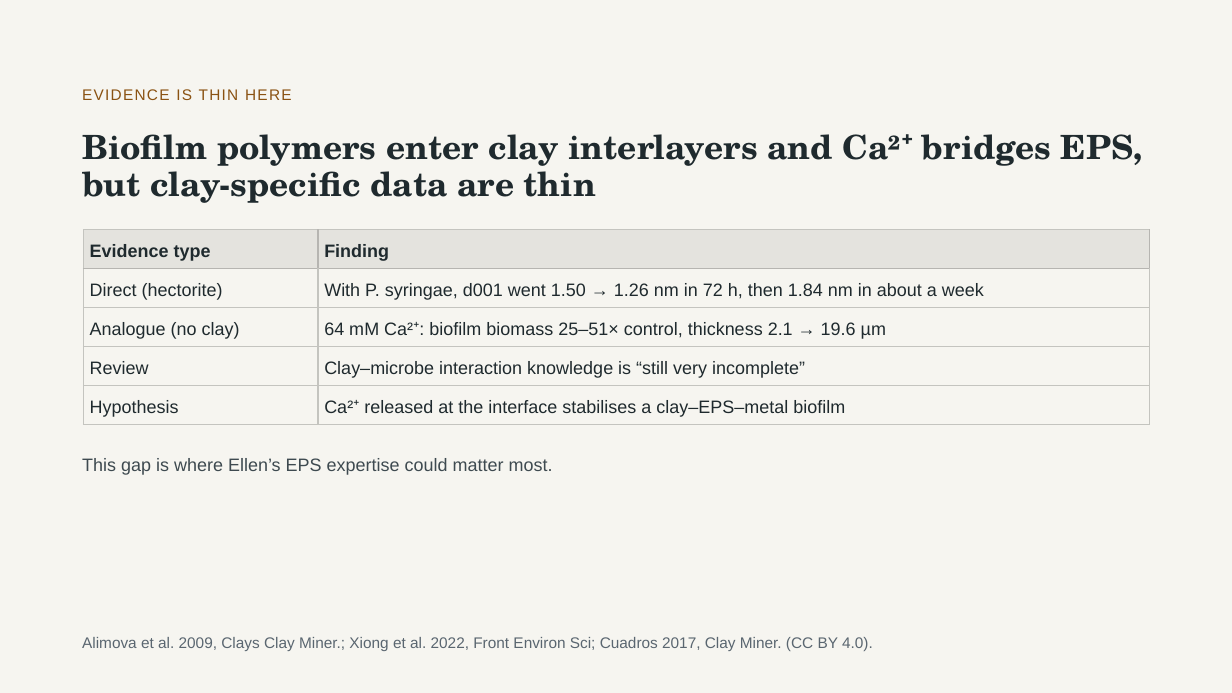
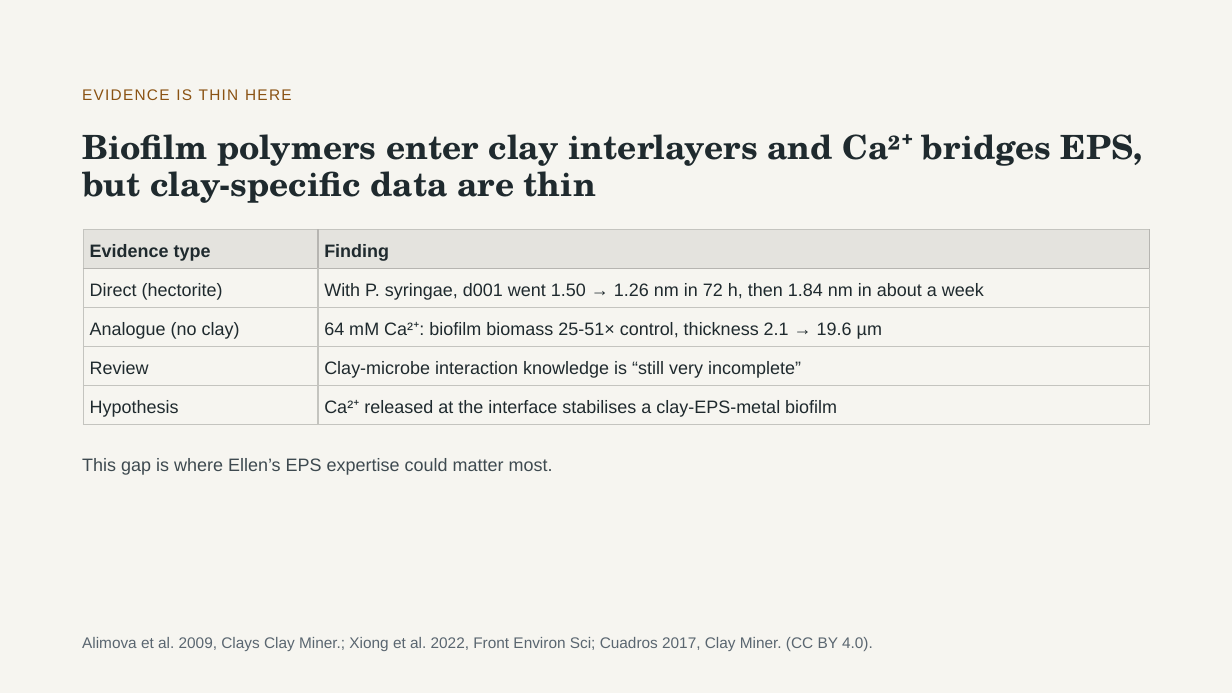
Before and after one commit to aurascoper/flow-cytometry-model-bridge, a slide deck: slide 7 of presentations/Clay_Microbes_Metal_22slides_Flow_Cytometry_Addendum.pptx. Drawn at 1232x693 pixels with LibreOffice and Linux fonts; fonts in the diff are those of the drawing. Boxes give left, top, right and bottom in pixels: in the first picture for what was removed or moved away, otherwise in the second. Text is boxed around its words. In the diff, an @@ line names an element or a change of style, - is before the commit and + after.

```diff
--- a/presentations/Clay_Microbes_Metal_22slides_Flow_Cytometry_Addendum.pptx
+++ b/presentations/Clay_Microbes_Metal_22slides_Flow_Cytometry_Addendum.pptx
@@ table at [83, 230, 1150, 425] @@
-row 3, column 2: 64 mM Ca²⁺: biofilm biomass 25–51× control, thickness 2.1 → 19.6 µm
+row 3, column 2: 64 mM Ca²⁺: biofilm biomass 25-51× control, thickness 2.1 → 19.6 µm
-row 4, column 2: Clay–microbe interaction knowledge is “still very incomplete”
+row 4, column 2: Clay-microbe interaction knowledge is “still very incomplete”
-row 5, column 2: Ca²⁺ released at the interface stabilises a clay–EPS–metal biofilm
+row 5, column 2: Ca²⁺ released at the interface stabilises a clay-EPS-metal biofilm
```
Also in this commit, not shown: 14 other slides changed, 35 other files.
